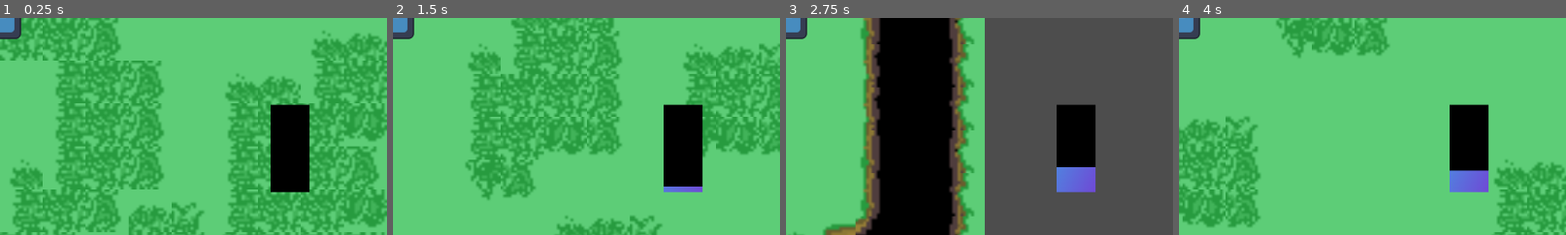
Above: before the commit, frames 1-4 (left to right).
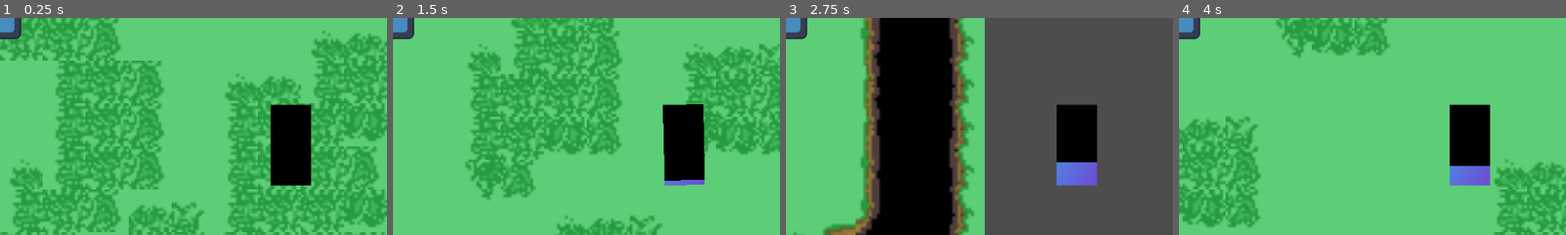
Above: after the commit, the same moments.

Repository: Tsanzevino/DungeonDeckBuilder
Game: Godot game, scene res://Scenes/main.tscn
Two runs of this game, one before a commit and one after it. Both use one fixed random seed, a clock stepped at 60 frames per second and the inputs below. The engine's default icon, where the game draws it, is replaced by a stand-in: a white triangle on a blue panel in a dark square.
Inputs:
- Up to frame 1 (0.25 s): no input
- Up to frame 2 (1.5 s): tap Enter at 0.5 s; hold D (move_right) 0.53-1.28 s; hold Ctrl (sprint) 0.53-1.28 s; hold S (move_down) from 1.28 s (still down); tap Space (use_card) at 1.35 s
- Up to frame 3 (2.75 s): release S (move_down) at 2.03 s; hold D (move_right) from 2.03 s (still down); hold Ctrl (sprint) from 2.03 s (still down)
- Up to frame 4 (4 s): release D (move_right) at 2.78 s; release Ctrl (sprint) at 2.78 s; hold W (move_up) 2.78-3.53 s; tap Space (use_card) at 2.85 s; hold A (move_left) from 3.53 s (still down); hold Ctrl (sprint) from 3.53 s (still down)
The pictures show only the part of the screen within x 50-100%, y 50-100%; the shares and areas given below are measured in that part.

The runs differ from the first frame. In frame 1, 0.6% of the frame differs, in the area x 69-81%, y 39-81%; in frame 2, 0.8%; in frame 3, 0.8%; in frame 4, 0.8%.

Commit message:
Added Mana Wobble

Diff:
--- a/Scenes/UserInterfaceManager.tscn
+++ b/Scenes/UserInterfaceManager.tscn
@@ -26,6 +26,43 @@
 fill_from = Vector2(1, 1)
 fill_to = Vector2(0, 0)
 
+[sub_resource type="Animation" id="Animation_bg34t"]
+resource_name = "wobble"
+length = 0.80000335
+tracks/0/type = "value"
+tracks/0/imported = false
+tracks/0/enabled = true
+tracks/0/path = NodePath(".:rotation")
+tracks/0/interp = 1
+tracks/0/loop_wrap = true
+tracks/0/keys = {
+"times": PackedFloat32Array(0, 0.06666667, 0.13333334, 0.2, 0.26666668, 0.33333334, 0.4, 0.46666667, 0.53333336, 0.6, 0.6666667, 0.73333335, 0.8),
+"transitions": PackedFloat32Array(1, 1, 1, 1, 1, 1, 1, 1, 1, 1, 1, 1, 1),
+"update": 0,
+"values": [0.0, 0.08726646, 0.0, -0.08726646, -6.5018573e-09, 0.08726646, 0.0, -0.08726646, 6.501861e-09, 0.08726644, -6.5018604e-09, -0.087266415, 3.2509295e-08]
+}
+
+[sub_resource type="Animation" id="Animation_ealbd"]
+length = 0.001
+tracks/0/type = "value"
+tracks/0/imported = false
+tracks/0/enabled = true
+tracks/0/path = NodePath(".:rotation")
+tracks/0/interp = 1
+tracks/0/loop_wrap = true
+tracks/0/keys = {
+"times": PackedFloat32Array(0),
+"transitions": PackedFloat32Array(1),
+"update": 0,
+"values": [0.0]
+}
+
+[sub_resource type="AnimationLibrary" id="AnimationLibrary_e08v0"]
+_data = {
+&"RESET": SubResource("Animation_ealbd"),
+&"wobble": SubResource("Animation_bg34t")
+}
+
 [node name="UserInterfaceManager" type="CanvasLayer"]
 script = ExtResource("1_f0coe")
 
@@ -50,15 +87,24 @@
 anchors_preset = -1
 anchor_left = 0.85
 anchor_top = 0.7
-anchor_right = 0.9
-anchor_bottom = 0.90000004
+anchor_right = 0.90200007
+anchor_bottom = 0.88500005
+offset_right = 0.095825195
+offset_bottom = 0.11993408
 grow_horizontal = 0
 grow_vertical = 2
+pivot_offset = Vector2(30, 60)
 value = 100.0
 fill_mode = 3
 nine_patch_stretch = true
 texture_under = SubResource("GradientTexture1D_bg34t")
 texture_progress = SubResource("GradientTexture2D_e08v0")
 
+[node name="AnimationPlayer" type="AnimationPlayer" parent="Mana"]
+libraries = {
+&"": SubResource("AnimationLibrary_e08v0")
+}
+speed_scale = 1.5
+
 [node name="DeckUserInterface" parent="." instance=ExtResource("2_bg34t")]
 unique_name_in_owner = true
--- a/Source/Components/mana.gd
+++ b/Source/Components/mana.gd
@@ -19,6 +19,7 @@
 	if amount == 0.0: return true
 	if mana - amount < 0:
 		DebugLogger.info("Mana could not be consumed: Not enough mana.")
+		not_enough_mana.emit()
 		return false
 	mana -= amount
 	timer = 0
@@ -34,3 +35,5 @@
 		DebugLogger.info("Mana Full")
 
 signal max_mana
+
+signal not_enough_mana
--- a/Source/UI/user_interface_manager.gd
+++ b/Source/UI/user_interface_manager.gd
@@ -11,6 +11,7 @@
 	%Health.max_value = health.maxHealth
 	deck = d
 	%DeckUserInterface.setup(deck)
+	mana.not_enough_mana.connect(on_not_enough_mana)
 
 func _process(_delta: float) -> void:
 	#Display Mana
@@ -18,3 +19,6 @@
 	#Display Health
 	%Health.value = health.health
 	#Display Deck
+
+func on_not_enough_mana():
+	%Mana.get_child(0).play("wobble")
Not shown: 1 places in Scenes/UserInterfaceManager.tscn that only renumber resources
